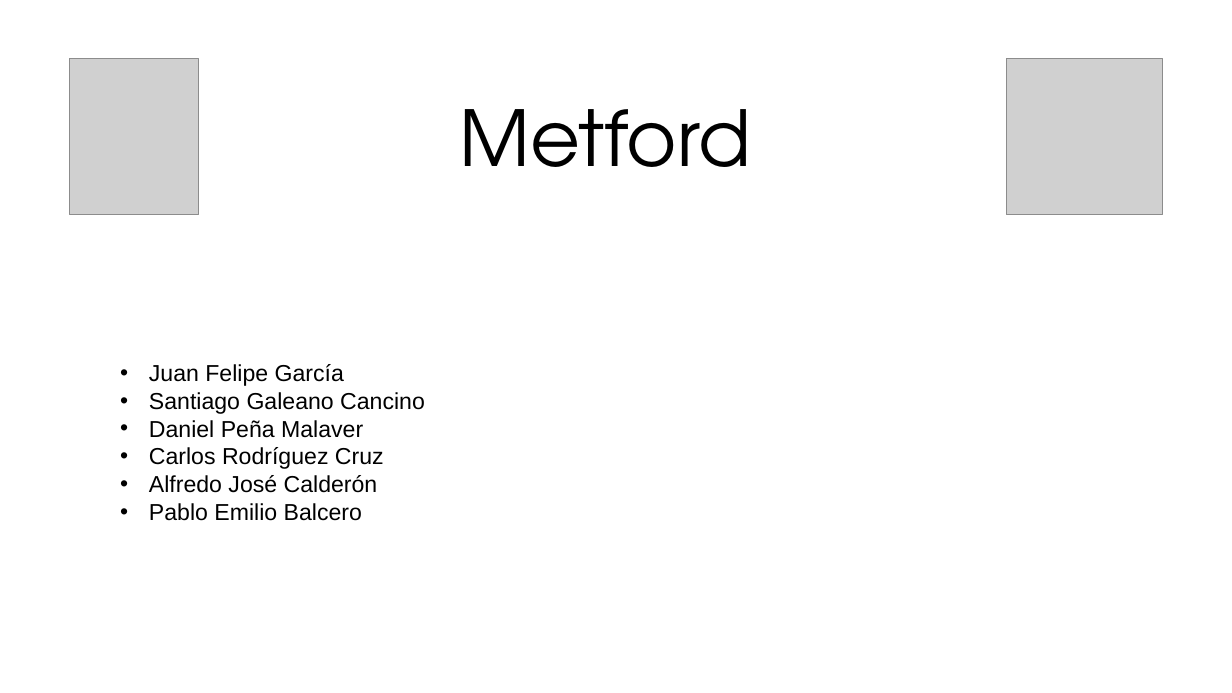
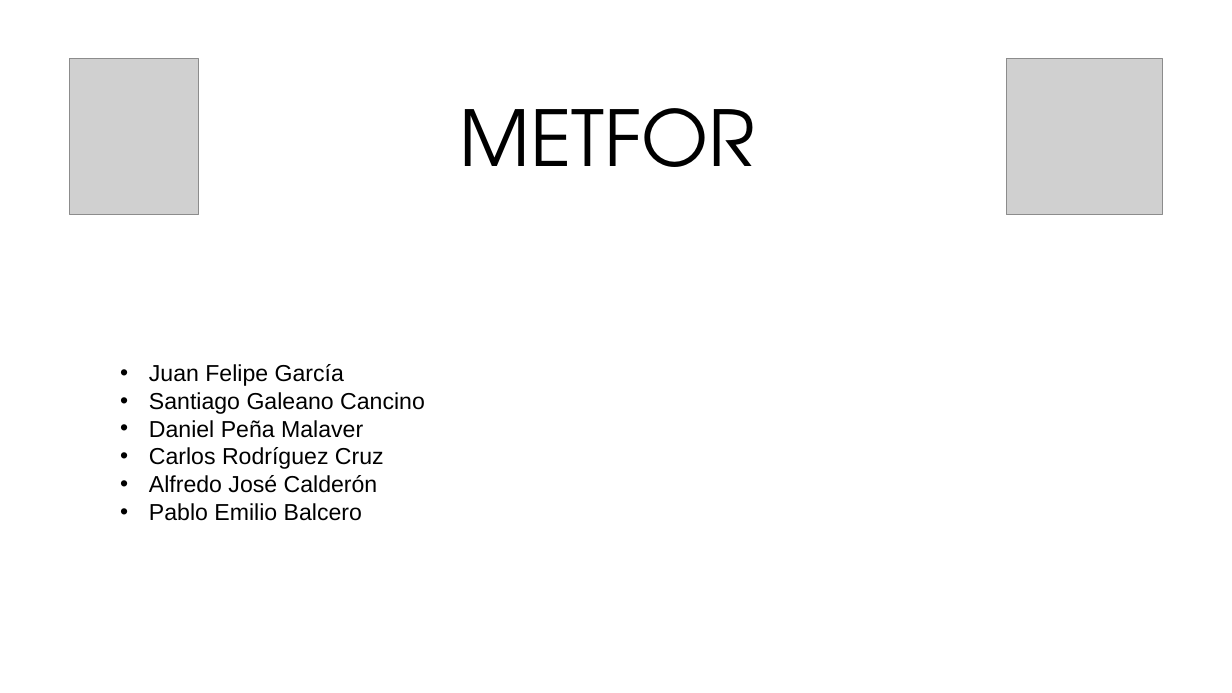
Before and after one commit to SantiagoGaleano/METFOR, a slide deck: slide 1 of Primera Entrega/Presentación.pptx. Drawn at 1232x693 pixels with LibreOffice and Linux fonts; fonts in the diff are those of the drawing; grey boxes stand for pictures. Boxes give left, top, right and bottom in pixels: in the first picture for what was removed or moved away, otherwise in the second. Text is boxed around its words. In the diff, an @@ line names an element or a change of style, - is before the commit and + after.

```diff
--- a/Primera Entrega/Presentación.pptx
+++ b/Primera Entrega/Presentación.pptx
@@ text at [459, 108, 755, 167]: text changed @@
-Metford
+METFOR
```
Also in this commit, not shown: 1 other slide changed, 3 slides added.
